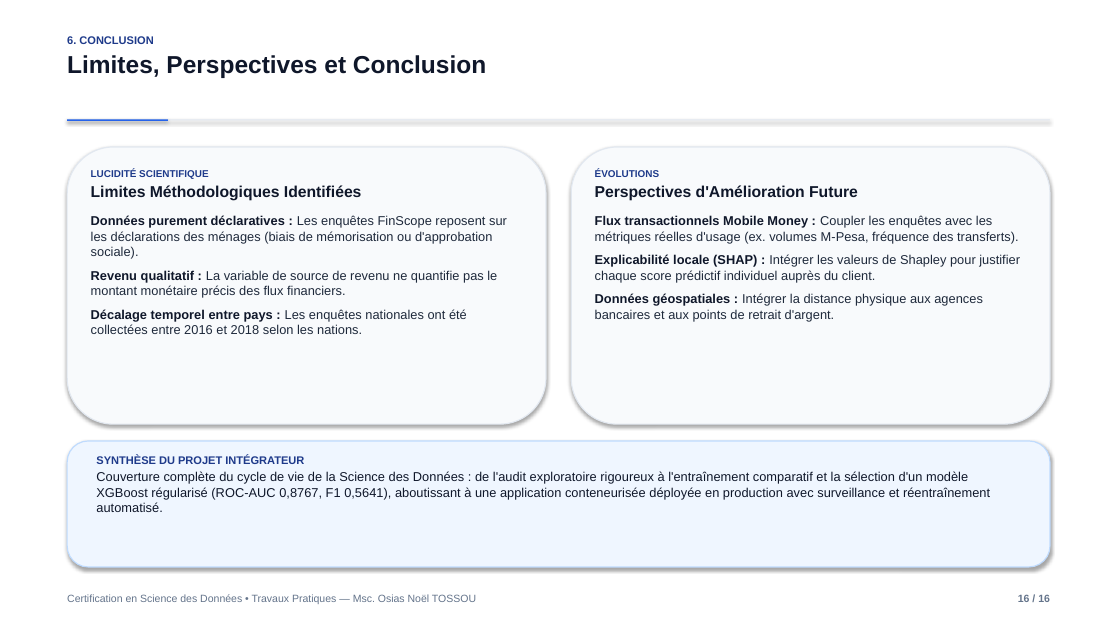
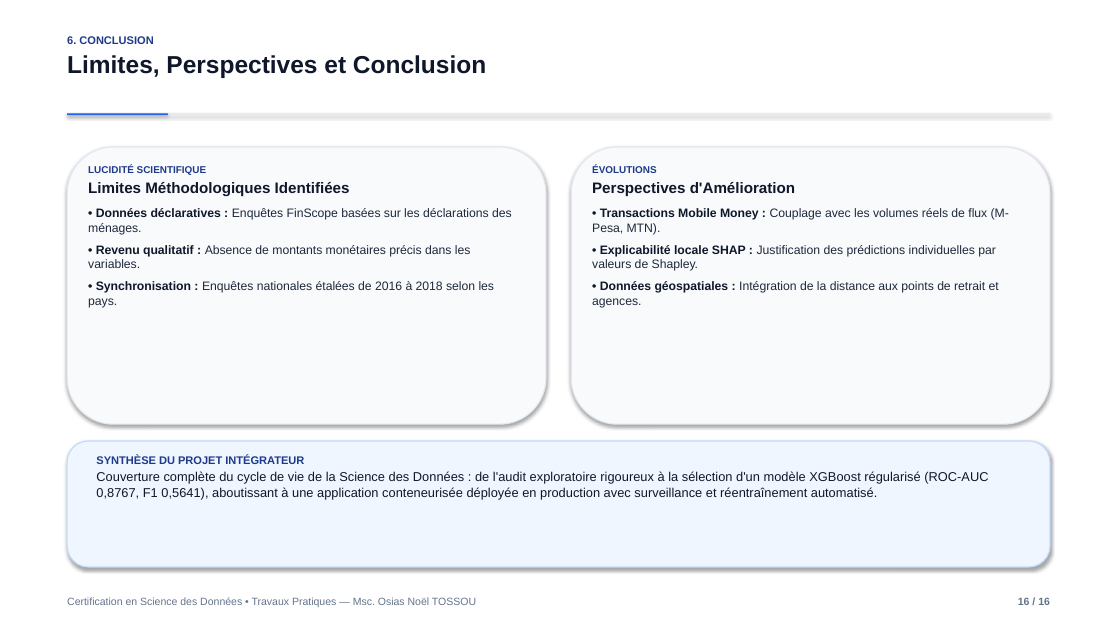
Before and after one commit to OLOUNLAD/Financial-inclusion-africa, a slide deck: slide 16 of Presentation_Soutenance.pptx. Drawn at 1120x630 pixels with LibreOffice and Linux fonts; fonts in the diff are those of the drawing. Boxes give left, top, right and bottom in pixels: in the first picture for what was removed or moved away, otherwise in the second. Text is boxed around its words. In the diff, an @@ line names an element or a change of style, - is before the commit and + after.

Commit message:
Refactor defense slides: unclutter text and integrate 5 architectural and workflow diagrams

```diff
--- a/Presentation_Soutenance.pptx
+++ b/Presentation_Soutenance.pptx
@@ rectangle: place and size @@
-rectangle at [67, 119, 1050, 120]
+rectangle at [67, 113, 1050, 114]
@@ rectangle: place and size @@
-rectangle at [67, 119, 168, 121]
+rectangle at [67, 113, 168, 115]
@@ text at [88, 208, 512, 308]: text changed; size 11 to 10.5 pt @@
-Données purement déclaratives : Les enquêtes FinScope reposent sur les déclarations des ménages (biais de mémorisation ou d'approbation sociale).
-Revenu qualitatif : La variable de source de revenu ne quantifie pas le montant monétaire précis des flux financiers.
-Décalage temporel entre pays : Les enquêtes nationales ont été collectées entre 2016 et 2018 selon les nations.
+• Données déclaratives : Enquêtes FinScope basées sur les déclarations des ménages.
+• Revenu qualitatif : Absence de montants monétaires précis dans les variables.
+• Synchronisation : Enquêtes nationales étalées de 2016 à 2018 selon les pays.
@@ text at [88, 182, 350, 196]: size 13.5 to 13 pt in "Limites Méthodologiques Identifiées"; less space between paragraphs @@
@@ text at [592, 182, 1009, 308]: text changed; size 11 to 10.5 pt @@
-Perspectives d'Amélioration Future
-Flux transactionnels Mobile Money : Coupler les enquêtes avec les métriques réelles d'usage (ex. volumes M-Pesa, fréquence des transferts).
-Explicabilité locale (SHAP) : Intégrer les valeurs de Shapley pour justifier chaque score prédictif individuel auprès du client.
-Données géospatiales : Intégrer la distance physique aux agences bancaires et aux points de retrait d'argent.
+Perspectives d'Amélioration
+• Transactions Mobile Money : Couplage avec les volumes réels de flux (M-Pesa, MTN).
+• Explicabilité locale SHAP : Justification des prédictions individuelles par valeurs de Shapley.
+• Données géospatiales : Intégration de la distance aux points de retrait et agences.
@@ text at [96, 471, 988, 500]: text changed @@
-Couverture complète du cycle de vie de la Science des Données : de l'audit exploratoire rigoureux à l'entraînement comparatif et la sélection d'un modèle XGBoost régularisé (ROC-AUC 0,8767, F1 0,5641), aboutissant à une application conteneurisée déployée en production avec surveillance et réentraînement automatisé.
+Couverture complète du cycle de vie de la Science des Données : de l'audit exploratoire rigoureux à la sélection d'un modèle XGBoost régularisé (ROC-AUC 0,8767, F1 0,5641), aboutissant à une application conteneurisée déployée en production avec surveillance et réentraînement automatisé.
```
Also in this commit, not shown: 14 other slides changed, 1 slide added, 1 slide removed, 2 other files.
